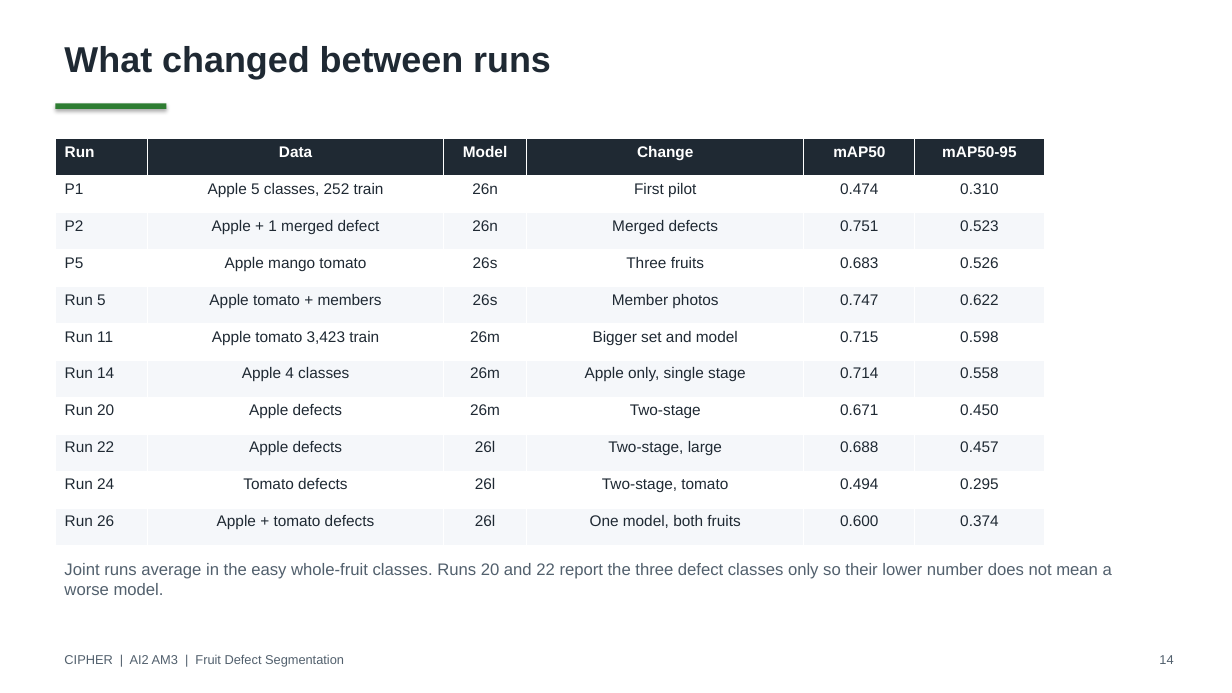
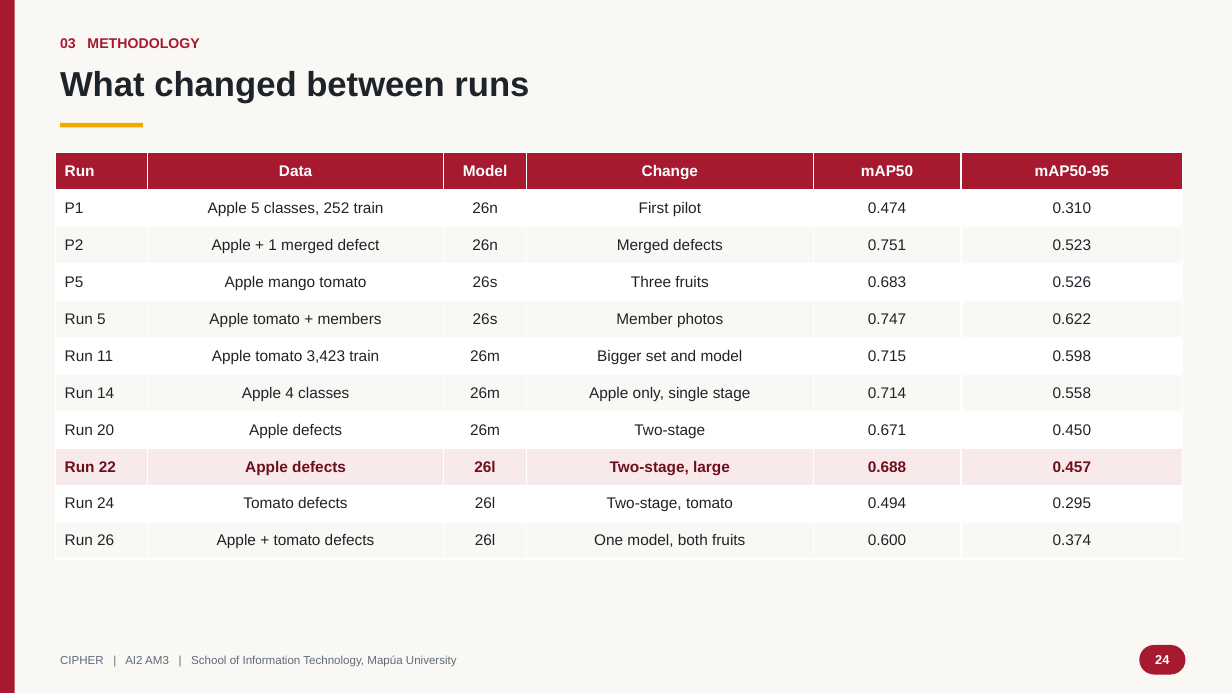
Before and after one commit to RalphKGM/ai2-computer-vision, a slide deck: slide 24 of 5_PPT_Presentation/CIPHER_AI2_Final_Defense.pptx (slide 14 before the commit). Drawn at 1232x693 pixels with LibreOffice and Linux fonts; fonts in the diff are those of the drawing. Boxes give left, top, right and bottom in pixels: in the first picture for what was removed or moved away, otherwise in the second. Text is boxed around its words. In the diff, an @@ line names an element or a change of style, - is before the commit and + after.

```diff
--- a/5_PPT_Presentation/CIPHER_AI2_Final_Defense.pptx
+++ b/5_PPT_Presentation/CIPHER_AI2_Final_Defense.pptx
@@ background #FFFFFF to #FAF8F5 @@
@@ rectangle added at (0, 0, 15, 693), fill #A6192E @@
@@ text "What changed between runs": place and size @@
-text "What changed between runs" at (64, 46, 551, 79)
+text "What changed between runs" at (60, 71, 529, 103)
@@ text "What changed between runs" at (60, 71, 529, 103): size 28 to 27 pt, text colour #1F2933 to #1E2329 @@
@@ text added at (60, 38, 199, 48), 11 pt, text #A6192E, bold @@
+03 METHODOLOGY
@@ rectangle: place and size @@
-rectangle at (55, 104, 166, 109)
+rectangle at (60, 123, 143, 128)
@@ rectangle at (60, 123, 143, 128): fill #2E7D32 to #F2A900; shadow off @@
@@ table at (55, 152, 1183, 559) @@
@@ fill #1F2933 to #A6192E in row 1 @@
@@ fill #F5F7FA to #FAF8F5 in 24 cells @@
@@ fill #F5F7FA to #F8E9EA in row 9 @@
@@ text colour #1F2933 to #1E2329 in "P1", "Apple 5 classes, 252 train", "26n", "First pilot" and 50 more places @@
@@ text colour #1F2933 to #6E0F1D, bold on in "Run 22", "Apple defects", "26l", "Two-stage, large" and 2 more places @@
@@ table: place and size @@
-table at (55, 139, 1044, 545)
+table at (55, 152, 1183, 559)
@@ text removed at (64, 563, 1112, 595) @@
-Joint runs average in the easy whole-fruit classes. Runs 20 and 22 report the three defect classes only so their lower number does not mean a worse model.
@@ text at (60, 655, 457, 667): text changed; size 10 to 9 pt; text colour #52606D to #5F6B76 @@
-CIPHER | AI2 AM3 | Fruit Defect Segmentation
+CIPHER | AI2 AM3 | School of Information Technology, Mapúa University
@@ rounded rectangle added at (1140, 645, 1186, 675), fill #A6192E, 10 pt, text #FFFFFF, bold @@
+24
@@ text removed at (1159, 655, 1173, 664) @@
-14
```
Also in this commit, not shown: 12 other slides changed, 31 slides added, 19 slides removed, 1 other file.
